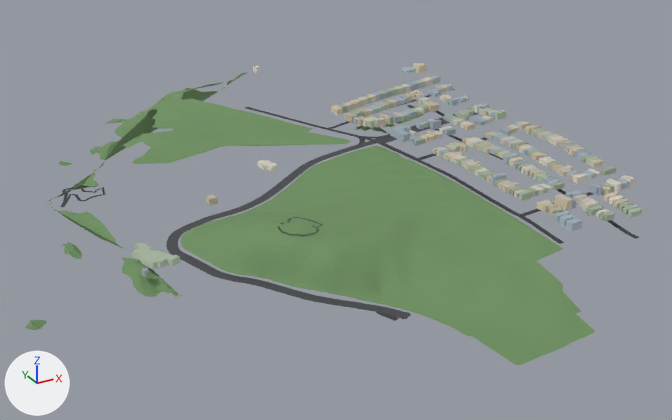
An edit to the glTF model public/tiles/tile_1_12.glb, drawn before and after from the same camera.
Rendered twice from a 50 mm camera at (-6447.0, -2246.0, 527.0) aimed at (-5844.0, -1148.0, -22.0). Arrows for +X, +Y and +Z are at lower left; the lights stay in place. The older version comes first. Where no turn or scale is listed for an object, it has been applied to the vertices.

Objects in the first picture: 'bld_1_12', 'grn_1_12', 'road_1_12'.
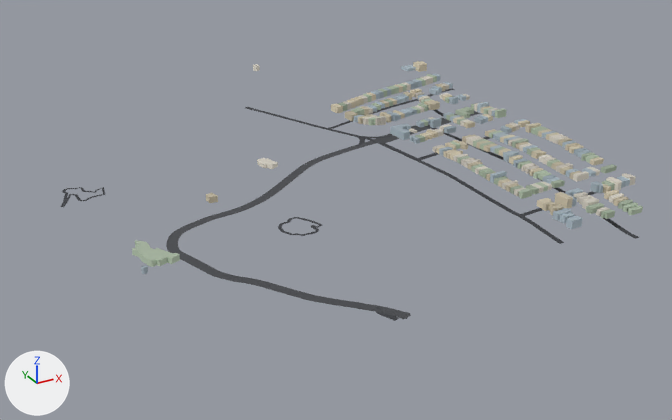
Pixel boxes [x1, y1, x2, y2] of what changed, in the pictures (672 x 420 px):
'grn_1_12', deleted (green): before [25, 72, 596, 365]
'bld_1_12', moved: before [132, 63, 643, 276]; after [132, 61, 643, 274]

The edits, one by one:
Object 'bld_1_12' (ob_bld_1_12) moves from (-5872.0, -1152.0, 68.0) to (-5872.0, -1152.0, 71.0).
Object 'grn_1_12' (ob_grn_1_12) is deleted.
